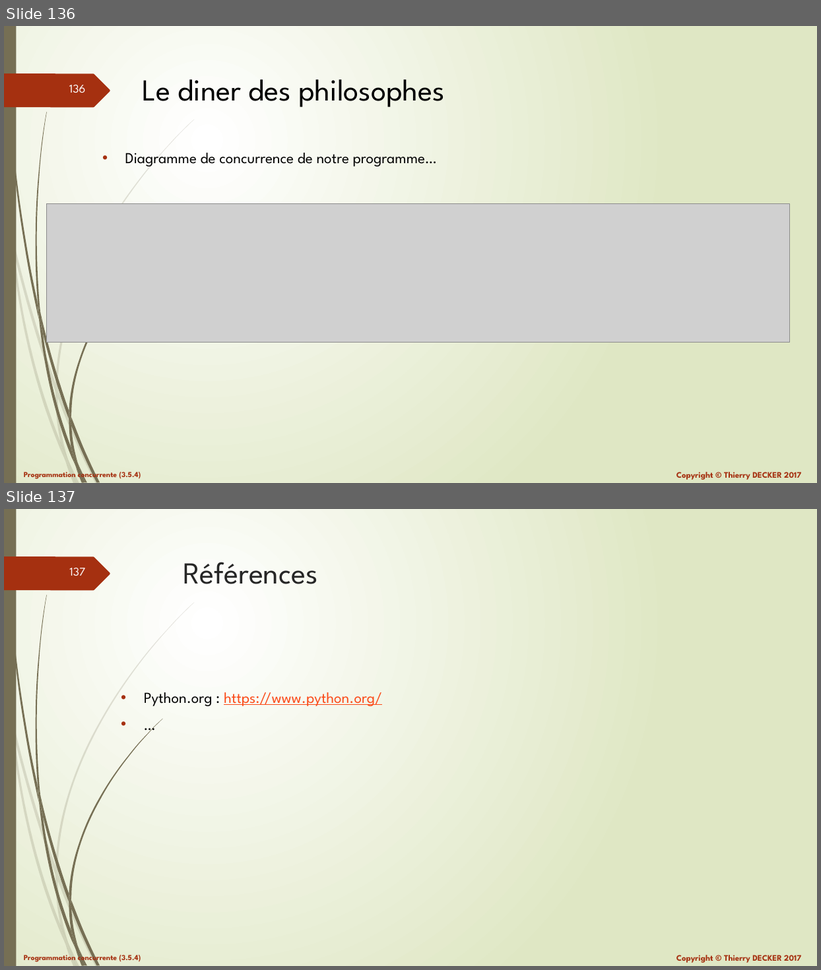
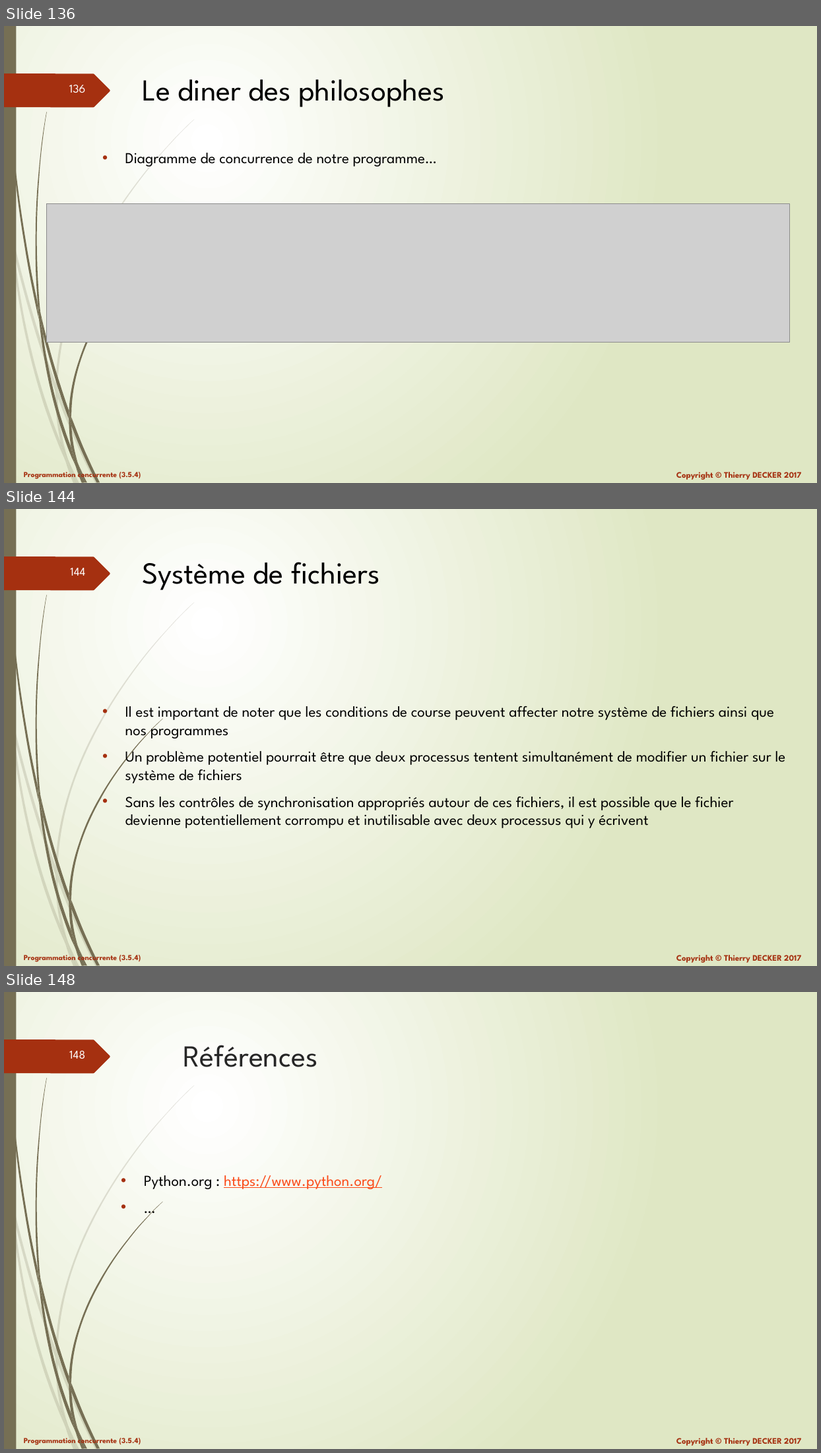
Before and after one commit to VikmanTheRacoon/learning-python, a slide deck: documentations/python-103.pptx. Shown one above the other, each under a label of ours: slides 136 and 137 before the commit, slides 136, 144 and 148 after it; the slides between them are not shown. The pictures are 821x970 and 821x1453 pixels, drawn with LibreOffice and Linux fonts; fonts in the diff are those of the drawing; grey boxes stand for pictures. Boxes give left, top, right and bottom in pixels: in the first picture for what was removed or moved away, otherwise in the second. Text is boxed around its words. In the diff, an @@ line names an element or a change of style, - is before the commit and + after.

```diff
--- a/documentations/python-103.pptx
+++ b/documentations/python-103.pptx
@@ slide 144 added at bbox=[4, 509, 817, 966], background gradient #FFFFFF to #DFE8C4; not listed: 27 template elements that a slide beside it also shows @@
@@ title added at bbox=[142, 562, 380, 590], 36 pt, text #000000 @@
+Système de fichiers
@@ text added at bbox=[125, 706, 786, 828], 18 pt, text #000000 @@
+• Il est important de noter que les conditions de course peuvent affecter notre système de fichiers ainsi que nos programmes
+• Un problème potentiel pourrait être que deux processus tentent simultanément de modifier un fichier sur le système de fichiers
+• Sans les contrôles de synchronisation appropriés autour de ces fichiers, il est possible que le fichier devienne potentiellement corrompu et inutilisable avec deux processus qui y écrivent
@@ what was slide 137 is now slide 148 @@
@@ page number at bbox=[69, 1051, 85, 1059]: text changed @@
-137
+148
```
Also in this commit, not shown: 10 other slides added, 1 other file.
